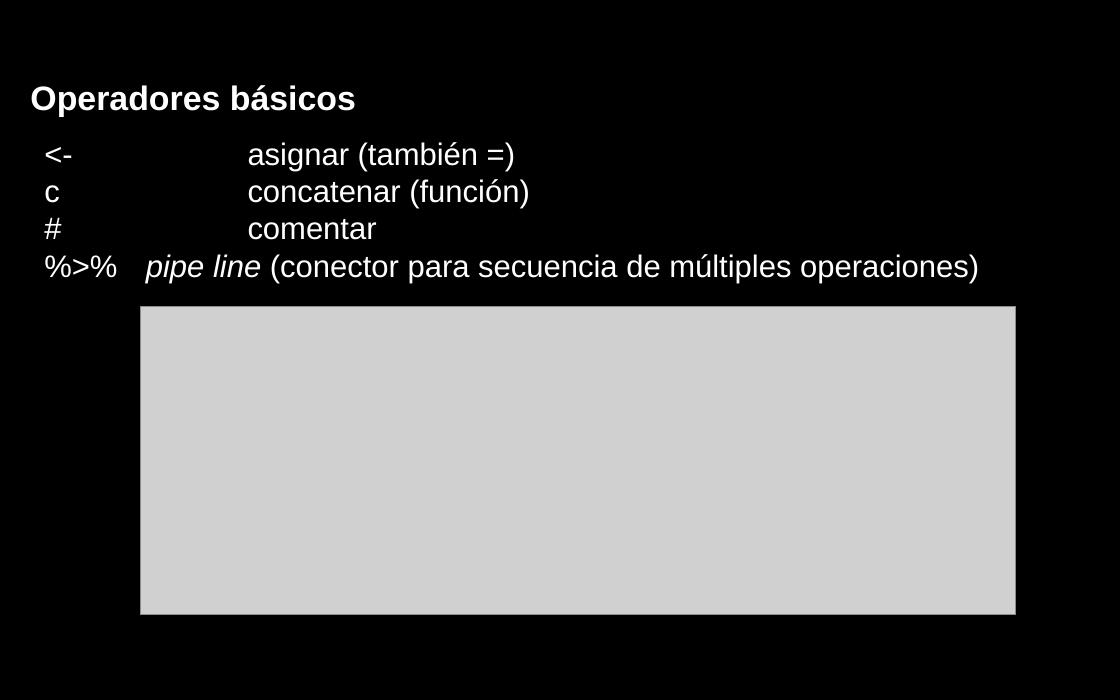
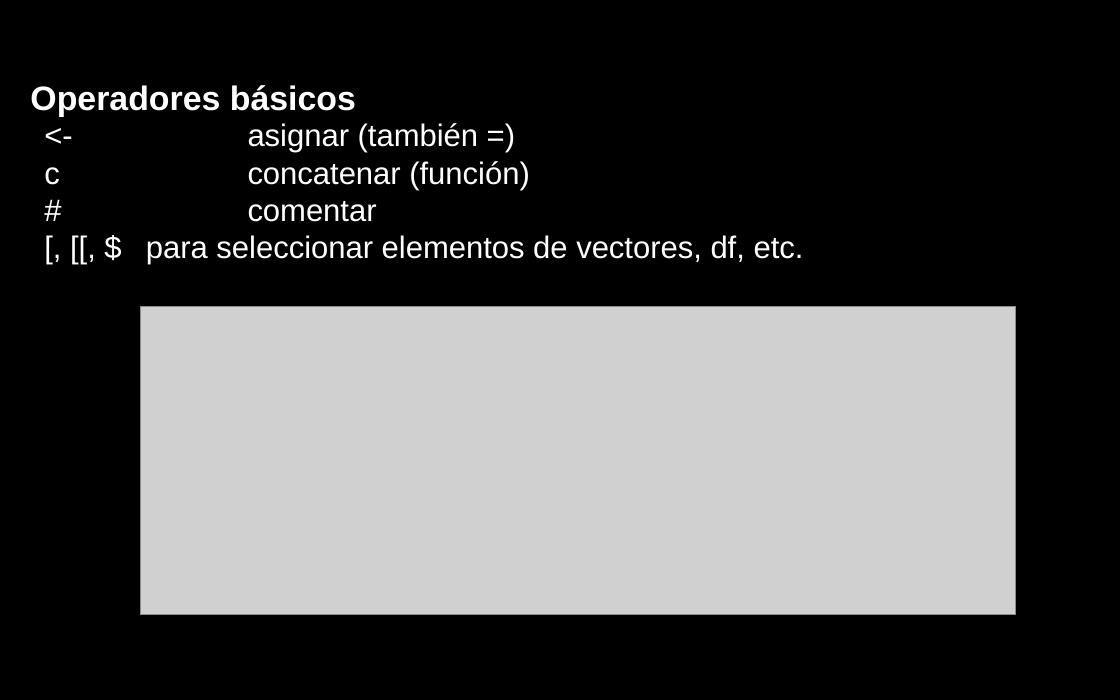
Before and after one commit to lebalcazar/R_IITCA, a slide deck: slide 5 of Presentacion/presentacion_01.odp. Drawn at 1120x700 pixels with LibreOffice and Linux fonts; fonts in the diff are those of the drawing; grey boxes stand for pictures. Boxes give left, top, right and bottom in pixels: in the first picture for what was removed or moved away, otherwise in the second. Text is boxed around its words. In the diff, an @@ line names an element or a change of style, - is before the commit and + after.

```diff
--- a/Presentacion/presentacion_01.odp
+++ b/Presentacion/presentacion_01.odp
@@ title at box(44, 123, 804, 265): text changed @@
-<- asignar (también =)
-c concatenar (función)
-# comentar
-%>% pipe line (conector para secuencia de múltiples operaciones)
+<- asignar (también =)
+c concatenar (función)
+# comentar
+[, [[, $ para seleccionar elementos de vectores, df, etc.
```
Also in this commit, not shown: 4 other slides changed, 2 slides added, 2 slides removed, 2 other files.
